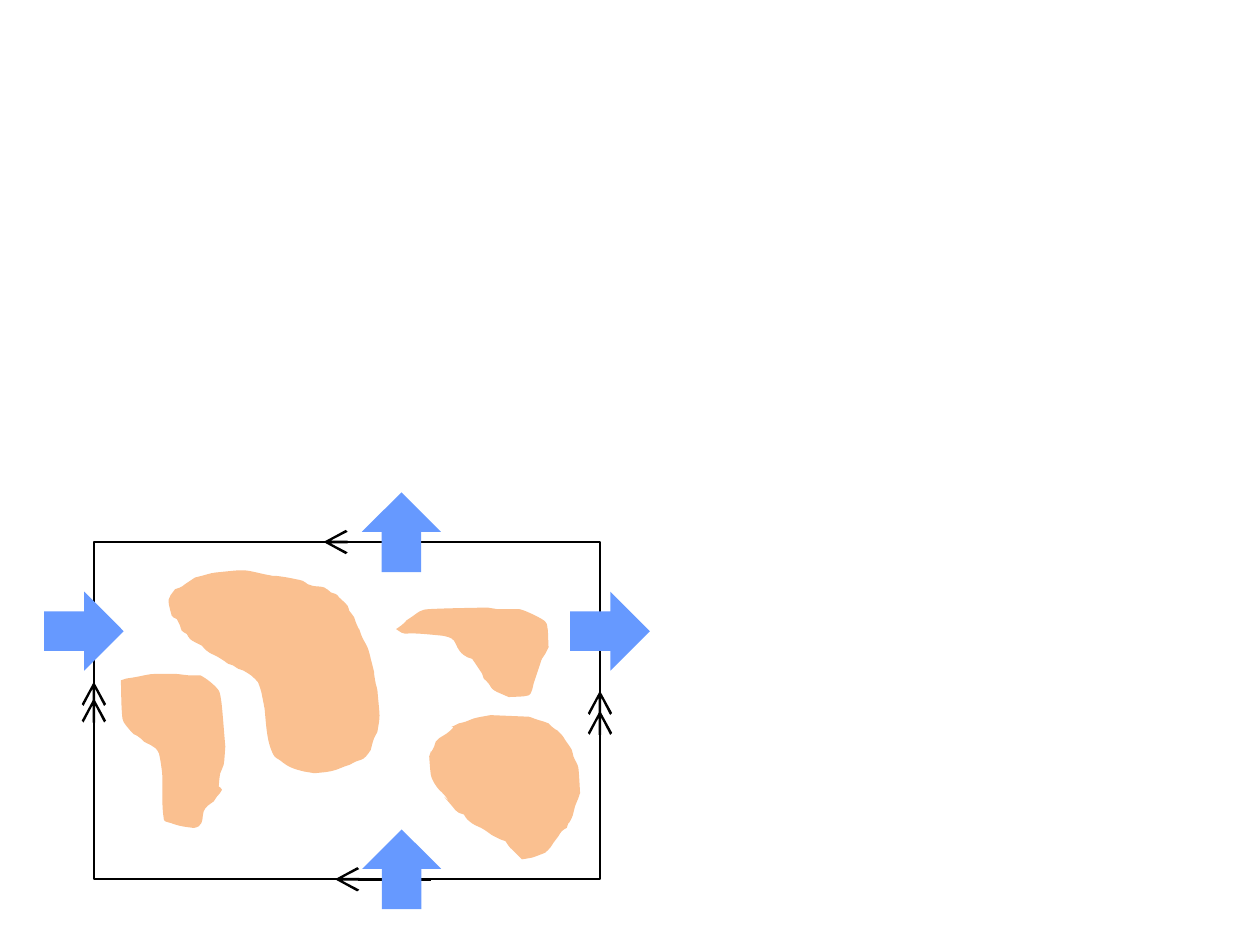
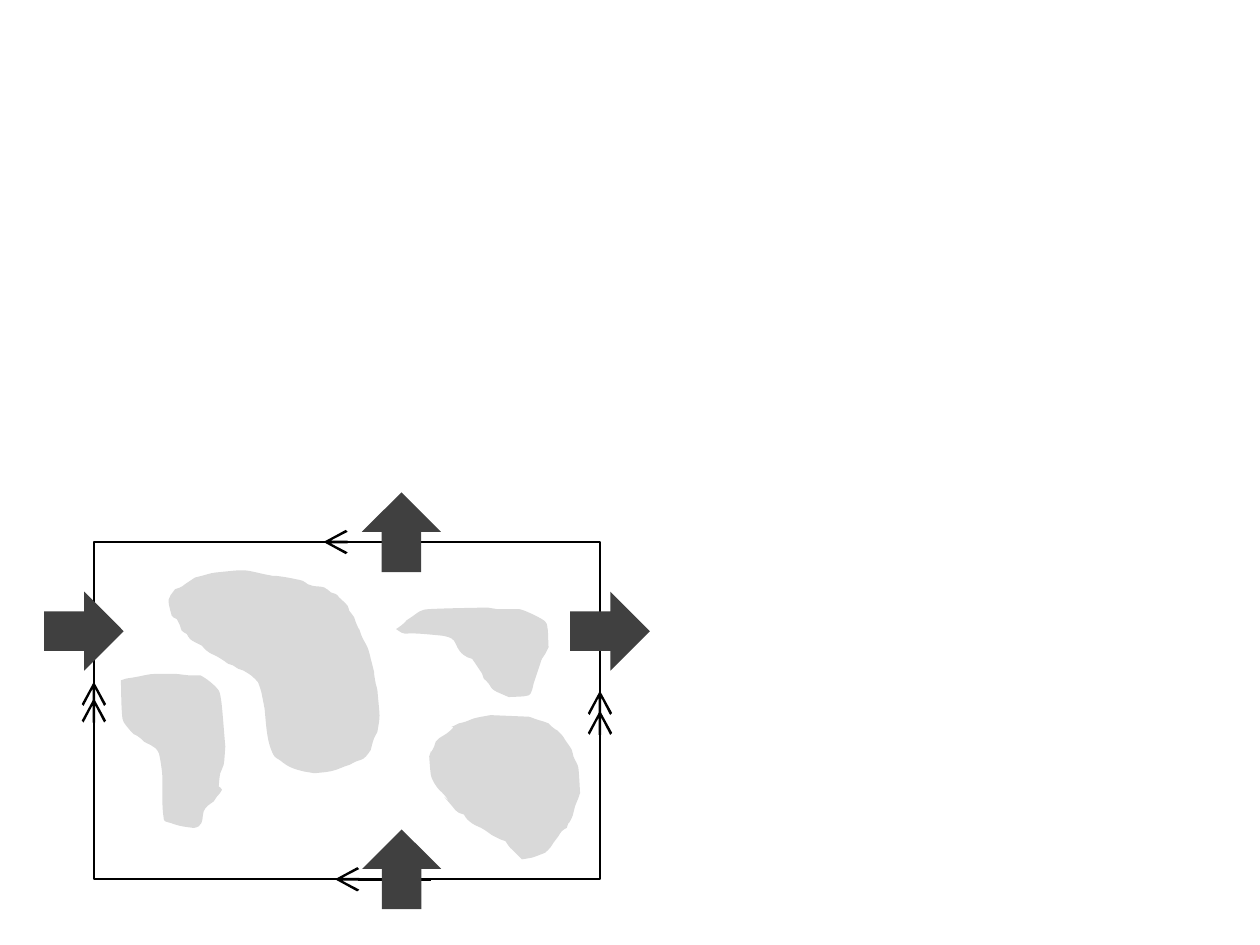
Before and after one commit to herumi/ango-src, a slide deck: slide 1 of img/dq3.pptx. Drawn at 1260x945 pixels with LibreOffice and Linux fonts; fonts in the diff are those of the drawing. Boxes give left, top, right and bottom in pixels: in the first picture for what was removed or moved away, otherwise in the second. Text is boxed around its words. In the diff, an @@ line names an element or a change of style, - is before the commit and + after.

```diff
--- a/img/dq3.pptx
+++ b/img/dq3.pptx
@@ fill #6699FF to #404040 in 4 elements at (x1=43, y1=592, x2=123, y2=670), (x1=570, y1=592, x2=650, y2=670), (x1=364, y1=828, x2=442, y2=908), (x1=362, y1=493, x2=440, y2=573) @@
@@ fill #FAC090 to #D9D9D9 in 4 elements at (x1=121, y1=673, x2=224, y2=827), (x1=169, y1=570, x2=381, y2=774), (x1=396, y1=607, x2=549, y2=698), (x1=428, y1=716, x2=580, y2=859) @@
```
Also in this commit, not shown: 29 other files.
